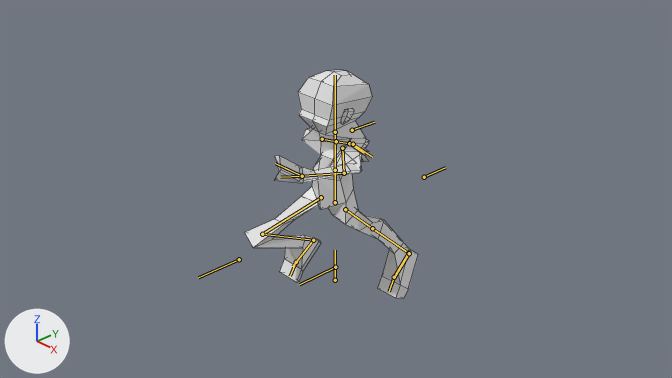
One commit to the Blender file Human2.blend: the scene before it, then after it.
The view is the same before and after, from the file's camera 'Camera'. Arrows for +X, +Y and +Z are at lower left; the lights stay in place. Both versions are drawn at frame 30 of the action 'Run1'; the numbers are the values there. The bones that bend it are drawn over the model as lines. Mesh edges are drawn as thin lines.
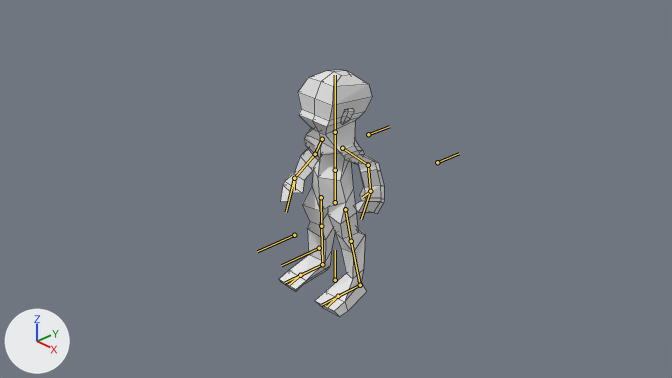
Scene script edits in JSON lines:
```json
{"block": "bone_leg_r", "where": "bone_leg_r = bpy.data.objects['アーマチュア'].pose.bones['Leg.R']  # child of 'UpLeg.R'"}
{"op": "set", "path": "bone_leg_r.rotation_quaternion", "old": "(0.957, 0.284, 0.061, -0.007)", "new": "(1.0, 0.0, 0.0, 0.0)", "note": "degrees (33, 7, 1) -> degrees (0, 0, 0)"}
{"block": "bone_handik_l", "where": "bone_handik_l = bpy.data.objects['アーマチュア'].pose.bones['HandIK.L']  # child of 'Root'"}
{"op": "set", "path": "bone_handik_l.location", "old": "(0.14, -0.65, 0.83)", "new": "(1.38, -0.45, -0.19)"}
{"op": "set", "path": "bone_handik_l.rotation_quaternion", "old": "(0.376, 0.711, -0.589, 0.077)", "new": "(0.784, -0.009, -0.119, -0.609)", "note": "degrees (148, -34, -69) -> degrees (8, -11, -76)"}
{"block": "bone_elbowik_l", "where": "bone_elbowik_l = bpy.data.objects['アーマチュア'].pose.bones['ElbowIK.L']  # child of 'Root'"}
{"op": "set", "path": "bone_elbowik_l.location", "old": "(1.24, 0.82, 0.0)", "new": "(0.98, 1.07, 0.0)"}
{"block": "bone_handik_r", "where": "bone_handik_r = bpy.data.objects['アーマチュア'].pose.bones['HandIK.R']  # child of 'Root'"}
{"op": "set", "path": "bone_handik_r.location", "old": "(-1.28, -0.55, -0.91)", "new": "(-1.39, -0.44, 0.24)"}
{"op": "set", "path": "bone_handik_r.rotation_quaternion", "old": "(0.78, -0.19, -0.162, 0.573)", "new": "(0.794, 0.042, 0.151, 0.587)", "note": "degrees (-29, -2, 73) -> degrees (14, 11, 74)"}
{"block": "bone_elbowik_r", "where": "bone_elbowik_r = bpy.data.objects['アーマチュア'].pose.bones['ElbowIK.R']  # child of 'Root'"}
{"op": "set", "path": "bone_elbowik_r.location", "old": "(-0.41, 0.6, -0.25)", "new": "(-0.98, 1.07, 0.0)"}
{"block": "bone_kneeik_l", "where": "bone_kneeik_l = bpy.data.objects['アーマチュア'].pose.bones['KneeIK.L']  # child of 'Root'"}
{"op": "set", "path": "bone_kneeik_l.location", "old": "(0.0, -0.27, 0.85)", "new": "(0.0, 0.0, 0.0)"}
{"block": "bone_footik_l", "where": "bone_footik_l = bpy.data.objects['アーマチュア'].pose.bones['FootIK.L']  # child of 'Root'"}
{"op": "set", "path": "bone_footik_l.location", "old": "(0.0, -0.9, -0.22)", "new": "(0.0, 0.0, 0.0)"}
{"op": "set", "path": "bone_footik_l.rotation_quaternion", "old": "(0.844, 0.536, 0.0, 0.0)", "new": "(1.0, 0.0, 0.0, 0.0)", "note": "degrees (65, 0, 0) -> degrees (0, 0, 0)"}
{"block": "bone_kneeik_r", "where": "bone_kneeik_r = bpy.data.objects['アーマチュア'].pose.bones['KneeIK.R']  # child of 'Root'"}
{"op": "set", "path": "bone_kneeik_r.location", "old": "(0.0, 0.85, 0.0)", "new": "(0.0, 0.0, 0.0)"}
{"block": "bone_footik_r", "where": "bone_footik_r = bpy.data.objects['アーマチュア'].pose.bones['FootIK.R']  # child of 'Root'"}
{"op": "set", "path": "bone_footik_r.location", "old": "(0.0, 0.16, -0.97)", "new": "(0.0, 0.0, 0.0)"}
{"op": "set", "path": "bone_footik_r.rotation_quaternion", "old": "(0.879, 0.476, 0.0, 0.0)", "new": "(1.0, 0.0, 0.0, 0.0)", "note": "degrees (57, 0, 0) -> degrees (0, 0, 0)"}
```

Boxes (x1, y1, x2, y2) around the edits, measured in the pictures (672 x 378 px):
```json
{"object": "Cube", "change": "posed", "before": [245, 70, 418, 298], "after": [279, 70, 384, 317], "on screen": "39% narrower, 8% taller"}
{"bone": "Leg.R", "before": "(262, 234) to (313, 240)", "after": "(321, 226) to (322, 264)"}
{"bone": "HandIK.L", "before": "(302, 176) to (275, 163)", "after": "(370, 191) to (361, 219)"}
{"bone": "ElbowIK.L", "before": "(424, 177) to (445, 167)", "after": "(437, 162) to (459, 153)"}
{"bone": "HandIK.R", "before": "(353, 144) to (372, 157)", "after": "(294, 178) to (286, 212)"}
{"bone": "ElbowIK.R", "before": "(352, 130) to (374, 122)", "after": "(368, 134) to (389, 126)"}
{"bone": "KneeIK.L", "before": "(335, 267) to (299, 284)", "after": "(319, 248) to (281, 265)"}
{"bone": "FootIK.L", "before": "(409, 253) to (394, 278)", "after": "(360, 285) to (321, 305)"}
{"bone": "KneeIK.R", "before": "(239, 259) to (198, 277)", "after": "(294, 235) to (257, 251)"}
{"bone": "FootIK.R", "before": "(313, 240) to (292, 266)", "after": "(322, 264) to (284, 283)"}
```
